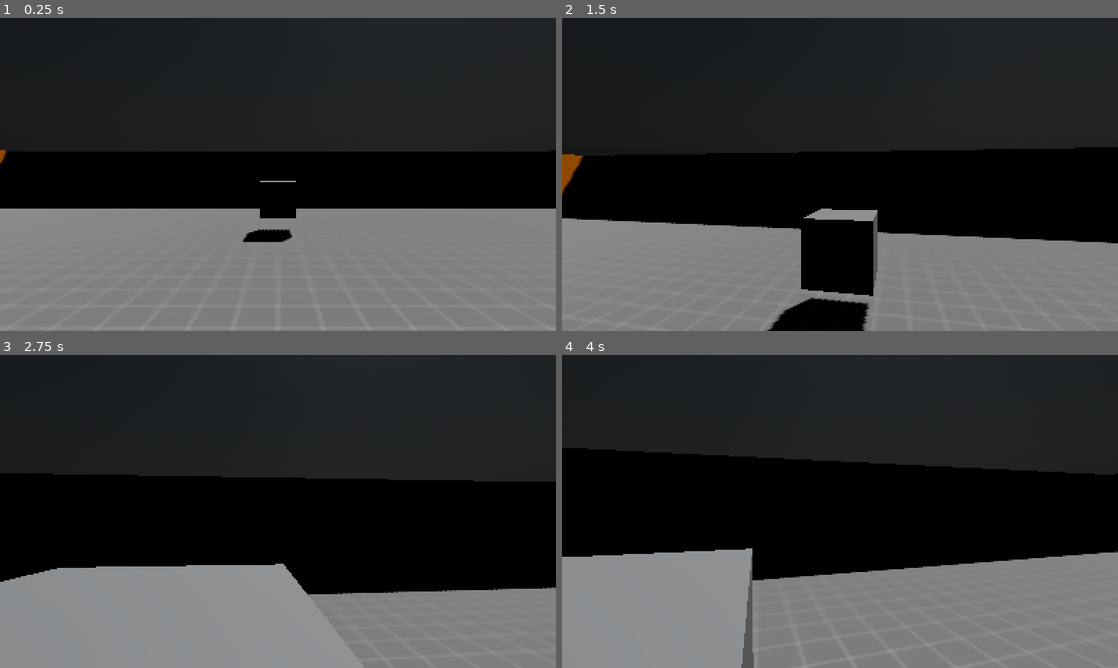
Above: before the commit, frames 1-4 (two rows, left to right).
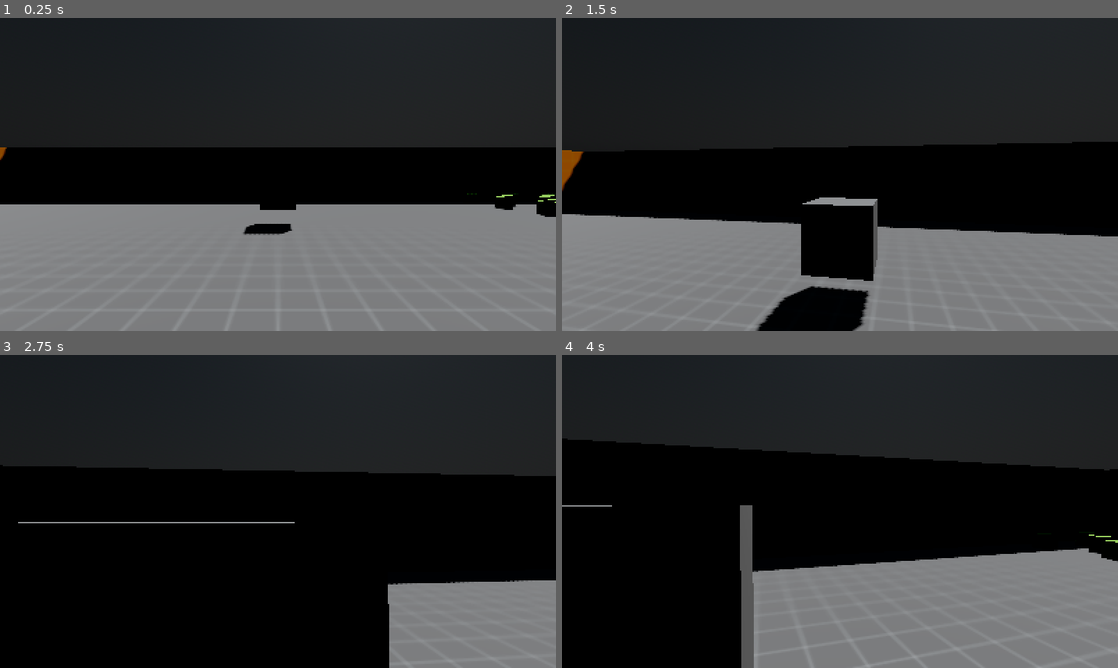
Above: after the commit, the same moments.

Repository: TriceratopsGang/Godot-4-FPS-Template
Game: Godot game, scene res://maps/test_map.tscn
Two runs of this game, one before a commit and one after it. Both use one fixed random seed, a clock stepped at 60 frames per second and the inputs below.
Inputs (mouse positions are in pixels of both pictures, inside the frame that each line leads up to):
- Up to frame 1 (0.25 s): no input
- Up to frame 2 (1.5 s): tap Enter at 0.5 s; move the mouse to (867, 174) at 0.52 s; hold E (interact) 0.53-1.28 s; hold W (move_forwards) from 0.53 s (still down); tap Space (jump) at 0.77, 0.8, 1.07, 1.35 s; move the mouse to (812, 174) at 1.27 s
- Up to frame 3 (2.75 s): keep holding W (move_forwards); tap Space (jump) at 1.52, 1.82, 2.3 s; tap E (interact) at 1.55 s; move the mouse to (289, 505) at 2.02 s; hold E (interact) from 2.03 s (still down)
- Up to frame 4 (4 s): keep holding W (move_forwards); move the mouse to (834, 517) at 2.77 s; release E (interact) at 2.78 s; right-click (834, 517) at 2.85 s; tap Space (jump) at 3.02, 3.32, 3.77, 3.8 s; tap E (interact) at 3.05 s; move the mouse to (878, 514) at 3.52 s; hold E (interact) from 3.53 s (still down)

The runs differ from the first frame. In frame 1, 3.3% of the frame differs, in the area x 0-100%, y 41-100%; in frame 2, 5.1%; in frame 3, 24%, in the area x 0-100%, y 35-100%; in frame 4, 16%.

Commit message:
minor changes and crouch setup
-added new texture
-added interactables to TestMap
-slight changes to PlayerCharacter
-slight changes to Interactable

Diff:
--- a/entities/characters/player/player_character.gd
+++ b/entities/characters/player/player_character.gd
@@ -3,7 +3,9 @@
 
 @export_group("Dependencies")
 @export var fps_camera: Camera3D
+@export var col_shape: CollisionShape3D
 @export var interaction_ray_cast: RayCast3D
+@export var crouch_shape_cast: ShapeCast3D
 
 @export_group("Functionality")
 @export var knows_jump: bool = true
@@ -11,12 +13,12 @@
 @export var knows_interact: bool = true
 
 @export_group("Movement")
-@export_range(1.0, 10.0) var speed: float = 5.0
-@export_range(1.0, 32.0) var acceleration: float = 8.0
-@export_range(1.0, 32.0) var deceleration: float = 16.0
-@export_range(0.01, 10.0) var gravity_scalar: float = 1.0
-@export_range(1.0, 10.0) var jump_velocity: float = 4.0
-@export_range(0.0, 1.0) var air_control: float = 0.25
+@export_range(1.0, 10.0, 0.1) var speed: float = 5.0
+@export_range(1.0, 32.0, 0.1) var acceleration: float = 8.0
+@export_range(1.0, 32.0, 0.1) var deceleration: float = 16.0
+@export_range(0.01, 10.0, 0.1) var gravity_scalar: float = 1.0
+@export_range(1.0, 10.0, 0.1) var jump_velocity: float = 4.0
+@export_range(0.0, 1.0, 0.1) var air_control: float = 0.25
 
 @export_group("Camera")
 @export_range(0.01, 10.0, 0.01) var sensitivity_scalar: float = 0.01
@@ -26,13 +28,16 @@
 @export_range(1.0, 5.0, 0.1) var zoom_scalar: float = 2.0
 @export_range(1.0, 5.0, 0.1) var zoom_duration: float = 0.2
 
+#Camera
 const PITCH_CLAMP: float = deg_to_rad(89.0)
 const MIN_FOV: float = 10.0
 const MAX_FOV: float = 120.0
 
+#Movement
 var input_direction: Vector2
 var move_direction: Vector3
 
+#Interaction
 var current_interactable: Interactable
 var previous_interactable: Interactable
 
@@ -48,11 +53,13 @@
 	if knows_jump:
 		if event.is_action_pressed("jump"):
 			handle_jumping()
+
 	if knows_zoom:
 		if event.is_action_pressed("zoom"):
 			handle_zooming(true)
 		elif event.is_action_released("zoom"):
 			handle_zooming(false)
+
 	if knows_interact:
 		if event.is_action_pressed("interact"):
 			handle_interaction()
--- a/entities/characters/player/player_character.tscn
+++ b/entities/characters/player/player_character.tscn
@@ -1,24 +1,35 @@
-[gd_scene load_steps=3 format=3 uid="uid://hh86dl705jgx"]
+[gd_scene load_steps=4 format=3 uid="uid://hh86dl705jgx"]
 
 [ext_resource type="Script" uid="uid://dvtcxphjaiwby" path="res://entities/characters/player/player_character.gd" id="1_fis3r"]
 
 [sub_resource type="CapsuleShape3D" id="CapsuleShape3D_uxb5i"]
 radius = 0.3
+height = 1.8
 
-[node name="PlayerCharacter" type="CharacterBody3D" node_paths=PackedStringArray("fps_camera", "interaction_ray_cast") groups=["player"]]
+[sub_resource type="SphereShape3D" id="SphereShape3D_fis3r"]
+radius = 0.3
+
+[node name="PlayerCharacter" type="CharacterBody3D" node_paths=PackedStringArray("fps_camera", "interaction_ray_cast", "crouch_shape_cast") groups=["player"]]
 script = ExtResource("1_fis3r")
 fps_camera = NodePath("FPSCamera")
 interaction_ray_cast = NodePath("FPSCamera/InteractionRayCast")
+crouch_shape_cast = NodePath("CrouchShapeCast")
 
 [node name="CollisionShape3D" type="CollisionShape3D" parent="."]
-transform = Transform3D(1, 0, 0, 0, 1, 0, 0, 0, 1, 0, 1, 0)
+transform = Transform3D(1, 0, 0, 0, 1, 0, 0, 0, 1, 0, 0.9, 0)
 shape = SubResource("CapsuleShape3D_uxb5i")
 debug_color = Color(0, 0.498039, 1, 0.498039)
 
 [node name="FPSCamera" type="Camera3D" parent="."]
-transform = Transform3D(1, 0, 0, 0, 1, 0, 0, 0, 1, 0, 1.7, 0)
+transform = Transform3D(1, 0, 0, 0, 1, 0, 0, 0, 1, 0, 1.50012, 0)
 fov = 60.0
 
 [node name="InteractionRayCast" type="RayCast3D" parent="FPSCamera"]
 target_position = Vector3(0, 0, -3)
 debug_shape_custom_color = Color(0, 1, 0, 1)
+
+[node name="CrouchShapeCast" type="ShapeCast3D" parent="."]
+transform = Transform3D(1, 0, 0, 0, 1, 0, 0, 0, 1, 0, 0.9, 0)
+shape = SubResource("SphereShape3D_fis3r")
+target_position = Vector3(0, 0.6, 0)
+debug_shape_custom_color = Color(1, 1, 0, 1)
--- a/entities/interactables/interactable.gd
+++ b/entities/interactables/interactable.gd
@@ -3,13 +3,12 @@
 
 @export_group("Dependencies")
 @export var mesh: MeshInstance3D
+@export var highlight_material: StandardMaterial3D
 
 @export_group("Settings")
 @export var title: String = "NOT SET"
 @export var prompt: String = "NOT SET"
 
-#This is a preload instead of export because it can freeze the game for a few frames if it isnt already loaded.
-var highlight_material: StandardMaterial3D = preload("res://resources/materials/mat_interactable_highlight.tres")
 
 func _ready() -> void:
 	#Incase we forget to add the mesh export.
@@ -22,6 +21,6 @@
 	if interactor == null: return
 	print(interactor.name + " interacted with " + name)
 
-func set_focus(should_focus = false) -> void:
-	if mesh:
-		mesh.material_overlay = highlight_material if should_focus else null
+func set_focus(state = false) -> void:
+	if mesh and highlight_material:
+		mesh.material_overlay = highlight_material if state else null
--- a/entities/interactables/test_interactable.tscn
+++ b/entities/interactables/test_interactable.tscn
@@ -1,17 +1,26 @@
-[gd_scene load_steps=4 format=3 uid="uid://h6b2ofxiypvb"]
+[gd_scene load_steps=7 format=3 uid="uid://h6b2ofxiypvb"]
 
 [ext_resource type="Script" uid="uid://2i0vft4va447" path="res://entities/interactables/interactable.gd" id="1_lshio"]
+[ext_resource type="Texture2D" uid="uid://cxypdn23o07h3" path="res://assets/textures/dev_256_green_0.png" id="2_4tyat"]
+[ext_resource type="Material" uid="uid://c53sxqo4ofmrf" path="res://resources/materials/mat_interactable_highlight.tres" id="2_bs5rv"]
 
 [sub_resource type="BoxShape3D" id="BoxShape3D_lshio"]
 
+[sub_resource type="StandardMaterial3D" id="StandardMaterial3D_bs5rv"]
+albedo_texture = ExtResource("2_4tyat")
+
 [sub_resource type="BoxMesh" id="BoxMesh_p2v66"]
+lightmap_size_hint = Vector2i(14, 21)
+add_uv2 = true
 
 [node name="TestInteractable" type="StaticBody3D" node_paths=PackedStringArray("mesh")]
 script = ExtResource("1_lshio")
 mesh = NodePath("MeshInstance3D")
+highlight_material = ExtResource("2_bs5rv")
 
 [node name="CollisionShape3D" type="CollisionShape3D" parent="."]
 shape = SubResource("BoxShape3D_lshio")
 
 [node name="MeshInstance3D" type="MeshInstance3D" parent="."]
+material_override = SubResource("StandardMaterial3D_bs5rv")
 mesh = SubResource("BoxMesh_p2v66")
--- a/maps/test_map.tscn
+++ b/maps/test_map.tscn
@@ -46,6 +46,10 @@
 transform = Transform3D(1, 0, 0, 0, 1, 0, 0, 0, 1, 0, 1, 8)
 use_collision = true
 
+[node name="CSGBox3D5" type="CSGBox3D" parent="Geometry"]
+transform = Transform3D(1, 0, 0, 0, 1, 0, 0, 0, 1, 0, 1, -8)
+use_collision = true
+
 [node name="CSGBox3D3" type="CSGBox3D" parent="Geometry"]
 transform = Transform3D(1, 0, 0, 0, 1, 0, 0, 0, 1, 8, 1, 0)
 use_collision = true
@@ -54,7 +58,45 @@
 transform = Transform3D(1, 0, 0, 0, 1, 0, 0, 0, 1, -8, 1, 0)
 use_collision = true
 
+[node name="Interactables" type="Node3D" parent="."]
+
+[node name="TestInteractable" parent="Interactables" instance=ExtResource("5_cabd0")]
+transform = Transform3D(0.395612, 0, -0.305764, 0, 0.5, 0, 0.305764, 0, 0.395612, 14, 0.25, -14)
+
+[node name="TestInteractable3" parent="Interactables" instance=ExtResource("5_cabd0")]
+transform = Transform3D(-0.380203, 0, 0.324724, 0, 0.5, 0, -0.324724, 0, -0.380203, 14, 0.25, -12)
+
+[node name="TestInteractable5" parent="Interactables" instance=ExtResource("5_cabd0")]
+transform = Transform3D(0.395612, 0, -0.305764, 0, 0.5, 0, 0.305764, 0, 0.395612, 14, 0.25, -10)
+
+[node name="TestInteractable7" parent="Interactables" instance=ExtResource("5_cabd0")]
+transform = Transform3D(0.281042, 0, 0.41354, 0, 0.5, 0, -0.41354, 0, 0.281042, 13, 0.25, -13)
+
+[node name="TestInteractable9" parent="Interactables" instance=ExtResource("5_cabd0")]
+transform = Transform3D(-0.263478, 0, 0.424946, 0, 0.5, 0, -0.424946, 0, -0.263478, 13, 0.25, -11)
+
+[node name="TestInteractable11" parent="Interactables" instance=ExtResource("5_cabd0")]
+transform = Transform3D(-0.263478, 0, 0.424946, 0, 0.5, 0, -0.424946, 0, -0.263478, 12, 0.25, -14)
+
+[node name="TestInteractable13" parent="Interactables" instance=ExtResource("5_cabd0")]
+transform = Transform3D(0.5, 0, 0, 0, 0.5, 0, 0, 0, 0.5, 12, 0.25, -12)
+
+[node name="TestInteractable15" parent="Interactables" instance=ExtResource("5_cabd0")]
+transform = Transform3D(0.5, 0, 0, 0, 0.5, 0, 0, 0, 0.5, 12, 0.25, -10)
+
+[node name="TestInteractable17" parent="Interactables" instance=ExtResource("5_cabd0")]
+transform = Transform3D(-0.264219, 0, 0.424486, 0, 0.5, 0, -0.424486, 0, -0.264219, 11, 0.25, -13)
+
+[node name="TestInteractable19" parent="Interactables" instance=ExtResource("5_cabd0")]
+transform = Transform3D(-0.0366191, 0, 0.498657, 0, 0.5, 0, -0.498657, 0, -0.0366191, 11, 0.25, -11)
+
+[node name="TestInteractable21" parent="Interactables" instance=ExtResource("5_cabd0")]
+transform = Transform3D(0.497698, 0, -0.0479229, 0, 0.5, 0, 0.0479229, 0, 0.497698, 10, 0.25, -14)
+
+[node name="TestInteractable23" parent="Interactables" instance=ExtResource("5_cabd0")]
+transform = Transform3D(-0.221536, 0, -0.448243, 0, 0.5, 0, 0.448243, 0, -0.221536, 10, 0.25, -12)
+
+[node name="TestInteractable25" parent="Interactables" instance=ExtResource("5_cabd0")]
+transform = Transform3D(0.226995, 0, 0.445503, 0, 0.5, 0, -0.445503, 0, 0.226995, 10, 0.25, -10)
+
 [node name="PlayerCharacter" parent="." instance=ExtResource("1_6slyc")]
-
-[node name="TestInteractable" parent="." instance=ExtResource("5_cabd0")]
-transform = Transform3D(1, 0, 0, 0, 1, 0, 0, 0, 1, 0, 1, -8)
--- /dev/null
+++ b/resources/materials/mat_dev_green_0.tres
@@ -0,0 +1,7 @@
+[gd_resource type="StandardMaterial3D" load_steps=2 format=3 uid="uid://d0kbqo4j5rqxw"]
+
+[ext_resource type="Texture2D" uid="uid://cxypdn23o07h3" path="res://assets/textures/dev_256_green_0.png" id="1_1tew3"]
+
+[resource]
+albedo_texture = ExtResource("1_1tew3")
+uv1_triplanar = true
--- a/resources/materials/mat_interactable_highlight.tres
+++ b/resources/materials/mat_interactable_highlight.tres
@@ -2,7 +2,8 @@
 
 [resource]
 transparency = 1
-albedo_color = Color(0, 0, 0, 0.498039)
+specular_mode = 2
+albedo_color = Color(0, 0, 0, 0.247059)
 emission_enabled = true
 emission = Color(1, 0.498039, 0, 1)
-emission_energy_multiplier = 4.0
+emission_energy_multiplier = 2.0
Binary file removed: assets/textures/dev_256_gray_1.png
Not shown, removed: assets/textures/dev_256_gray_1.png.import
Binary file added: assets/textures/dev_256_green_0.png
Not shown, changed: assets/textures/dev_256_green_0.png.import
Binary file removed: assets/textures/dev_256_orange_1.png
